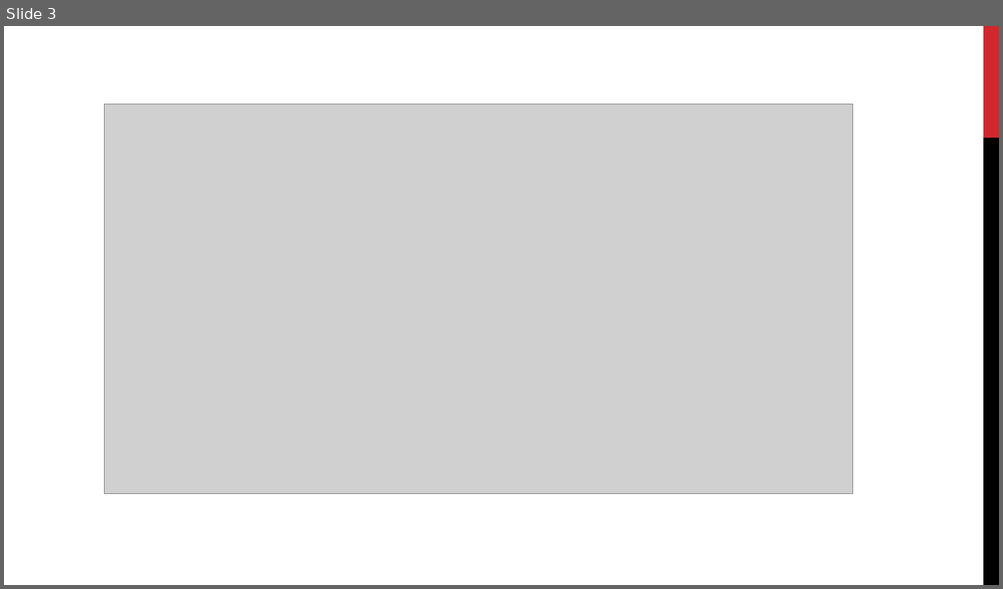
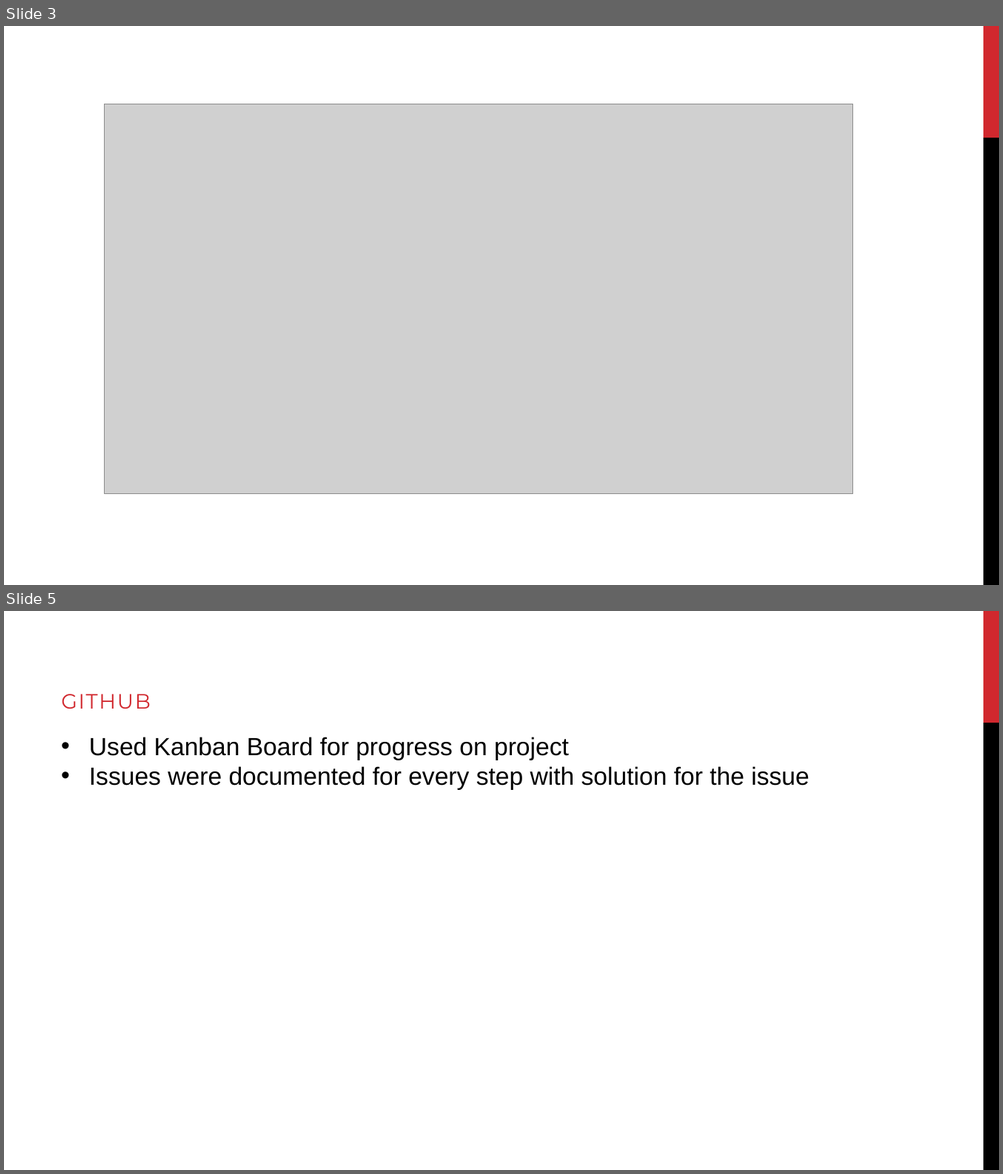
Before and after one commit to dsp-uga/sp18, a slide deck: projects/p1/lightningtalks/andromeda/andromeda-p1.pptx. Shown one above the other, each under a label of ours: slide 3 before the commit, slides 3 and 5 after it; the slides between them are not shown. The pictures are 1003x589 and 1003x1174 pixels, drawn with LibreOffice and Linux fonts; fonts in the diff are those of the drawing; grey boxes stand for pictures. Boxes give left, top, right and bottom in pixels: in the first picture for what was removed or moved away, otherwise in the second. Text is boxed around its words. In the diff, an @@ line names an element or a change of style, - is before the commit and + after.

```diff
--- a/projects/p1/lightningtalks/andromeda/andromeda-p1.pptx
+++ b/projects/p1/lightningtalks/andromeda/andromeda-p1.pptx
@@ slide 5 added at (4, 611, 999, 1170), background #FFFFFF; not listed: 2 template elements that a slide beside it also shows @@
@@ text added at (61, 694, 151, 709), 20 pt, text #D1282E @@
+GITHUB
@@ text added at (89, 737, 808, 790), 24 pt, text #000000 @@
+• Used Kanban Board for progress on project
+• Issues were documented for every step with solution for the issue
```
Also in this commit, not shown: 1 other slide added, 3 other files.
